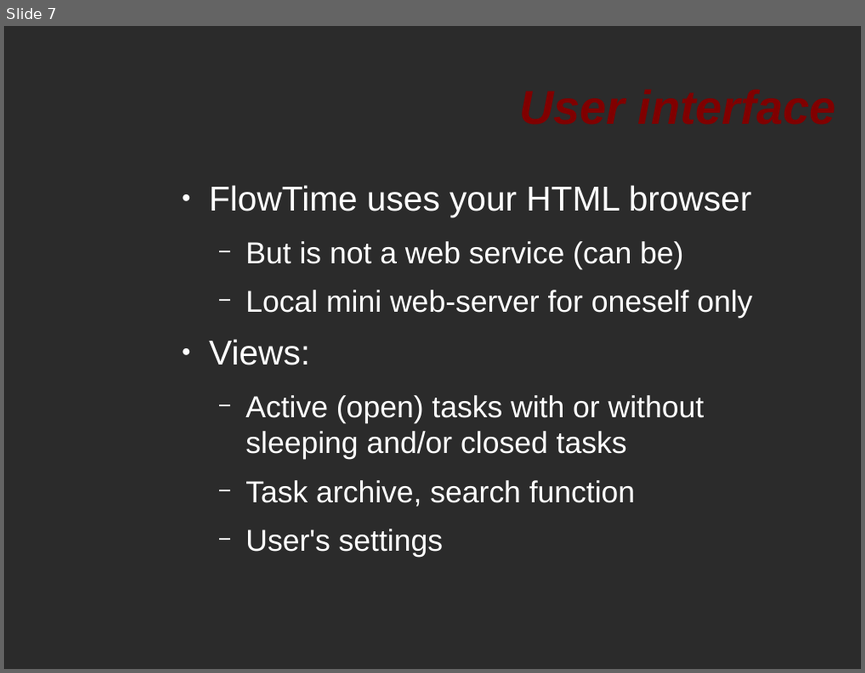
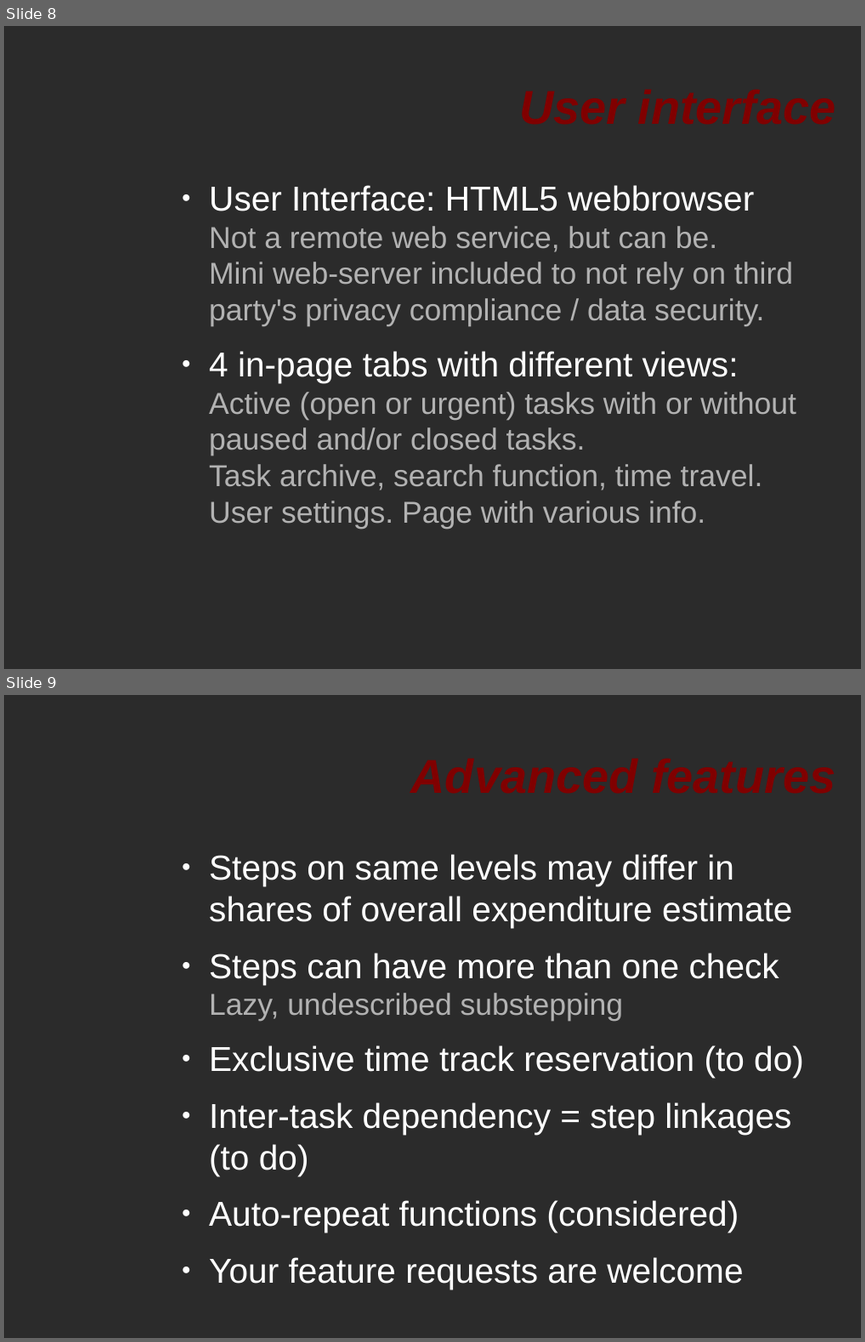
Before and after one commit to flowdy/FlowgencyTM, a slide deck: doc/intro.odp. Shown one above the other, each under a label of ours: slide 7 before the commit, slides 8 and 9 after it. The pictures are 865x673 and 865x1342 pixels, drawn with LibreOffice and Linux fonts; fonts in the diff are those of the drawing; background and template pictures are left out; a plain dark background stands for a picture behind light text. Boxes give left, top, right and bottom in pixels: in the first picture for what was removed or moved away, otherwise in the second. Text is boxed around its words. In the diff, an @@ line names an element or a change of style, - is before the commit and + after.

```diff
--- a/doc/intro.odp
+++ b/doc/intro.odp
@@ slide 9 added at (x1=4, y1=695, x2=861, y2=1338), background picture (left out) @@
@@ title added at (x1=313, y1=721, x2=837, y2=828), 44 pt, text #800000, bold, italic @@
+Advanced features
@@ text added at (x1=209, y1=854, x2=804, y2=1289), 32 pt, text #FFFFFF @@
+● Steps on same levels may differ in shares of overall expenditure estimate
+● Steps can have more than one check
+  Lazy, undescribed substepping
+● Exclusive time track reservation (to do)
+● Inter-task dependency = step linkages (to do)
+● Auto-repeat functions (considered)
+● Your feature requests are welcome
@@ what was slide 7 is now slide 8 @@
@@ slide 8 changed as well @@
@@ text at (x1=209, y1=185, x2=795, y2=528): text changed; text colour #FFFFFF to #B2B2B2 @@
-● FlowTime uses your HTML browser
-  − But is not a web service (can be)
-  − Local mini web-server for oneself only
-● Views:
-  − Active (open) tasks with or without
-    sleeping and/or closed tasks
-  − Task archive, search function
-  − User's settings
+● User Interface: HTML5 webbrowser
+  Not a remote web service, but can be.
+  Mini web-server included to not rely on third party's privacy compliance / data security.
+● 4 in-page tabs with different views:
+  Active (open or urgent) tasks with or without
+  paused and/or closed tasks.
+  Task archive, search function, time travel.
+  User settings. Page with various info.
```
Also in this commit, not shown: 5 other slides changed, 2 other slides added, 1 slide removed.
